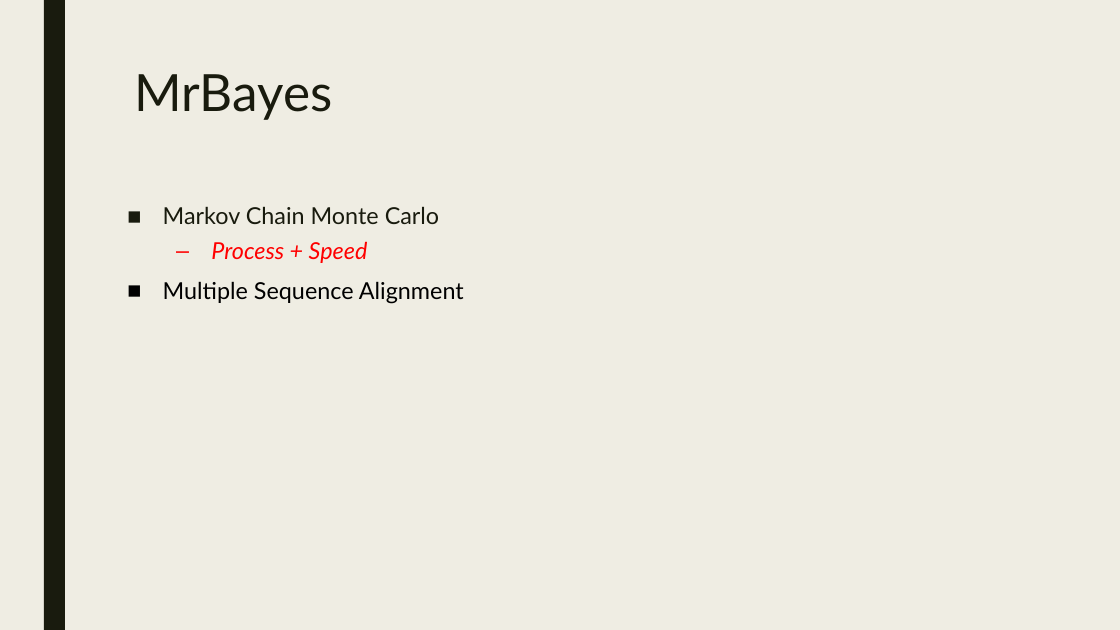
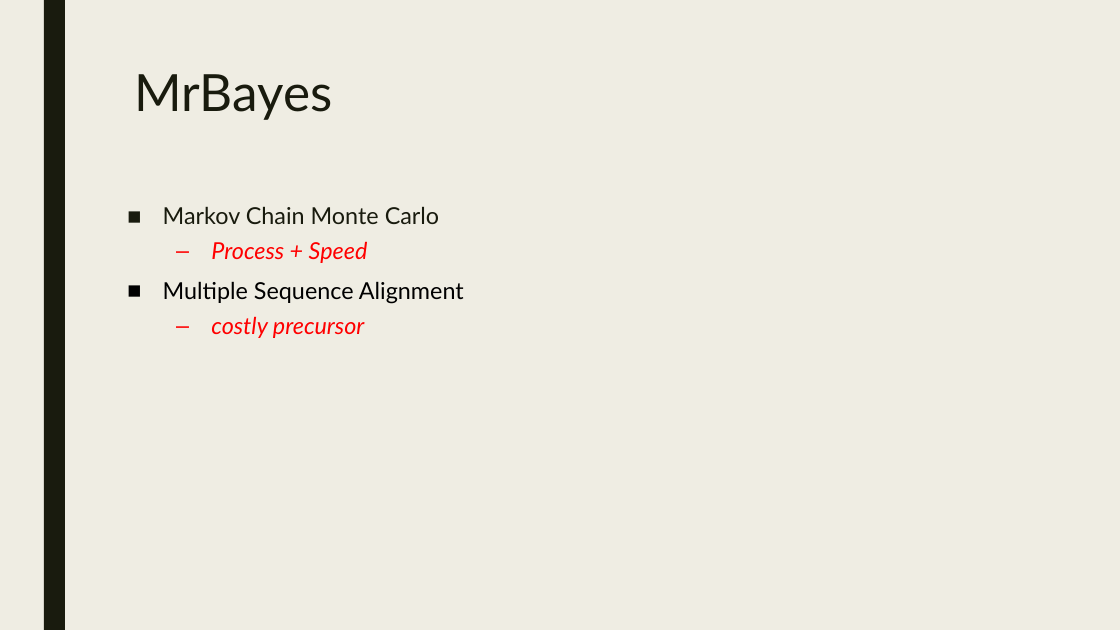
Before and after one commit to itsdlow/PhyloTools, a slide deck: slide 5 of Surveying_Phylogenetic_Forests.pptx. Drawn at 1120x630 pixels with LibreOffice and Linux fonts; fonts in the diff are those of the drawing. Boxes give left, top, right and bottom in pixels: in the first picture for what was removed or moved away, otherwise in the second. Text is boxed around its words. In the diff, an @@ line names an element or a change of style, - is before the commit and + after.

```diff
--- a/Surveying_Phylogenetic_Forests.pptx
+++ b/Surveying_Phylogenetic_Forests.pptx
@@ text at [211,316,364,338]: paragraph added @@
+  – costly precursor
```
Also in this commit, not shown: 3 other slides changed.
